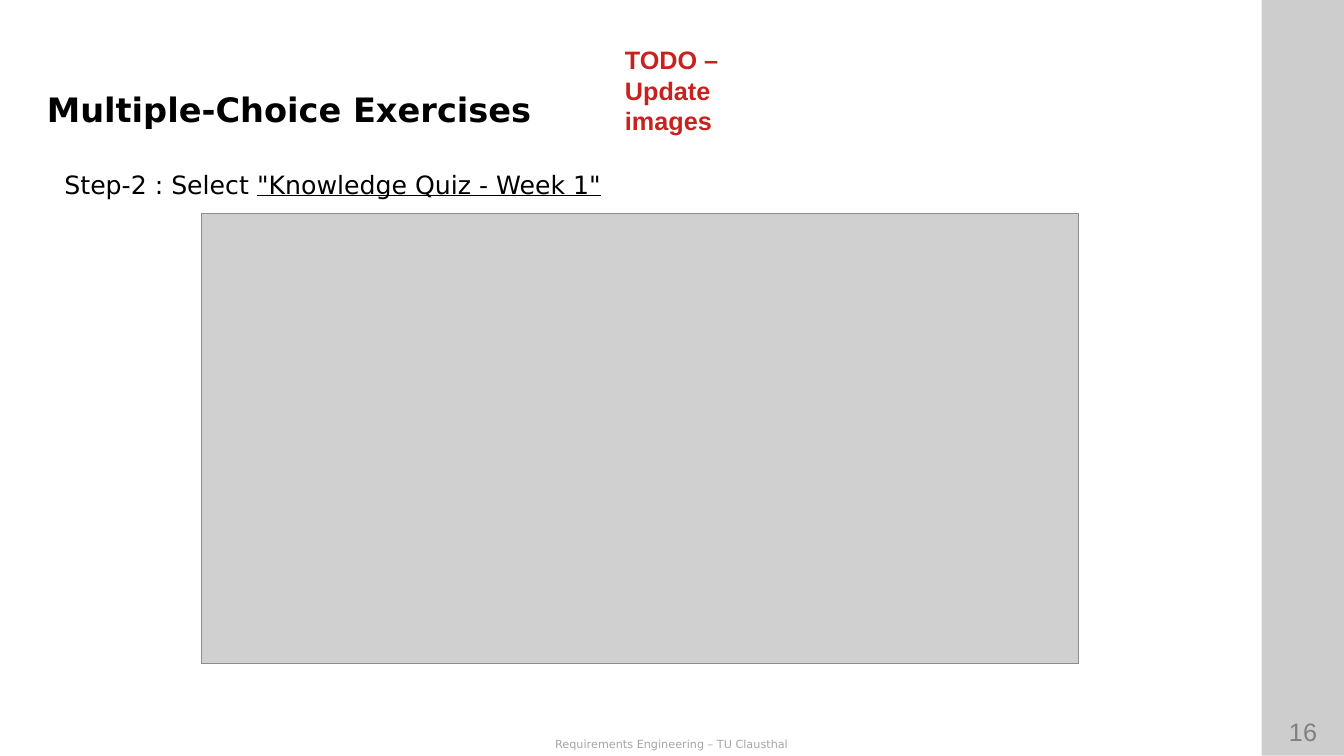
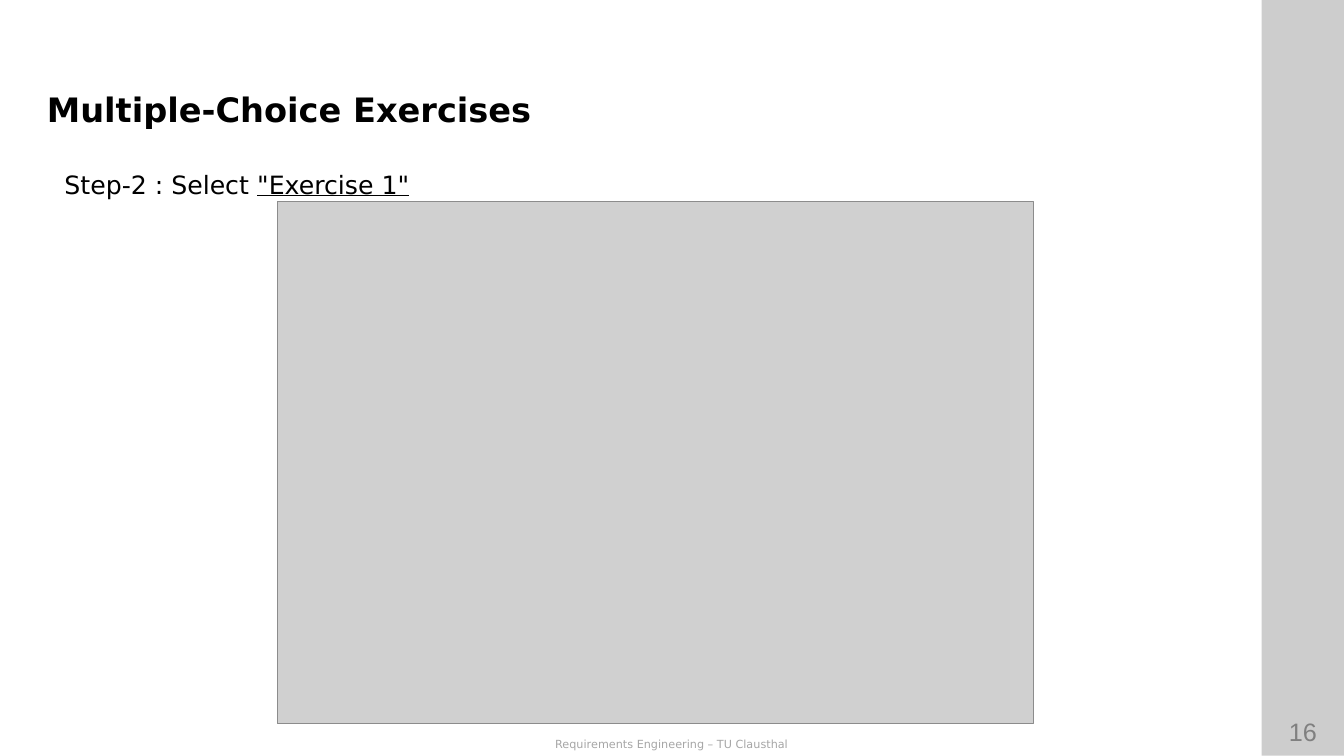
Before and after one commit to ETCE-LAB/teaching-material, a slide deck: slide 16 of Requirements-Engineering/RE-L00-Organization.pptx. Drawn at 1344x756 pixels with LibreOffice and Linux fonts; fonts in the diff are those of the drawing; grey boxes stand for pictures; background and template pictures are left out. Boxes give left, top, right and bottom in pixels: in the first picture for what was removed or moved away, otherwise in the second. Text is boxed around its words. In the diff, an @@ line names an element or a change of style, - is before the commit and + after.

Commit message:
Updated Moodle+StudIP images

```diff
--- a/Requirements-Engineering/RE-L00-Organization.pptx
+++ b/Requirements-Engineering/RE-L00-Organization.pptx
@@ text removed at (x1=625, y1=51, x2=712, y2=135) @@
-TODO – Update images
@@ text at (x1=64, y1=175, x2=410, y2=200): text changed @@
-Step-2 : Select "Knowledge Quiz - Week 1"
+Step-2 : Select "Exercise 1"
@@ picture resized from (x1=202, y1=214, x2=1079, y2=664) to (x1=277, y1=202, x2=1033, y2=724) @@
```
Also in this commit, not shown: 2 other slides changed, 1 other file.
